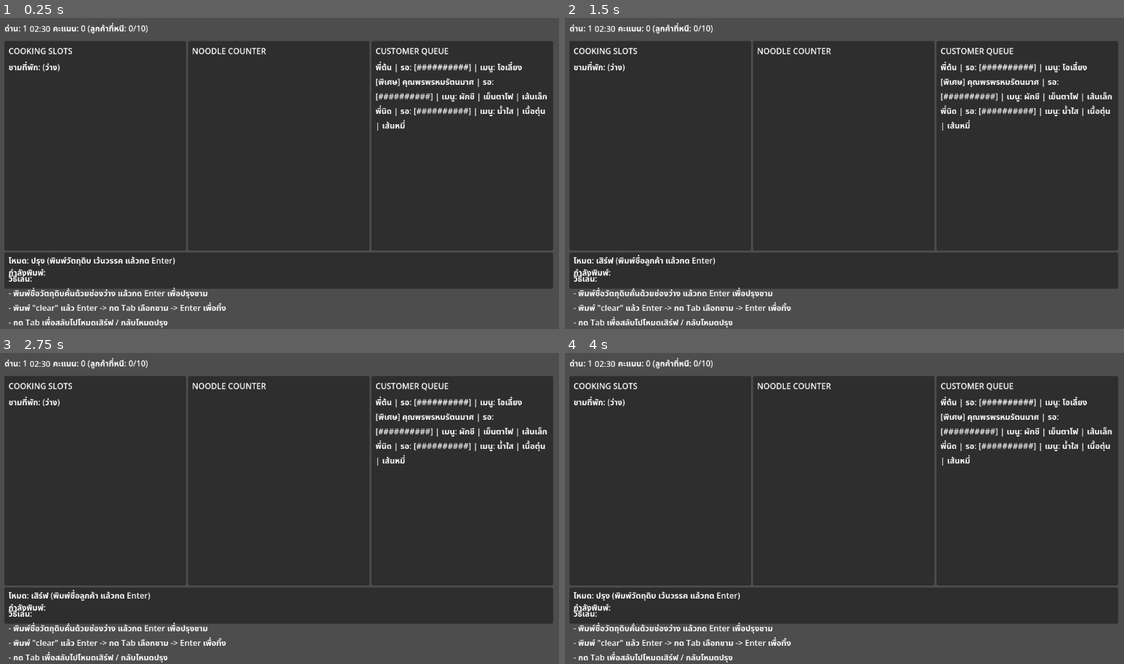
Above: before the commit, frames 1-4 (two rows, left to right).
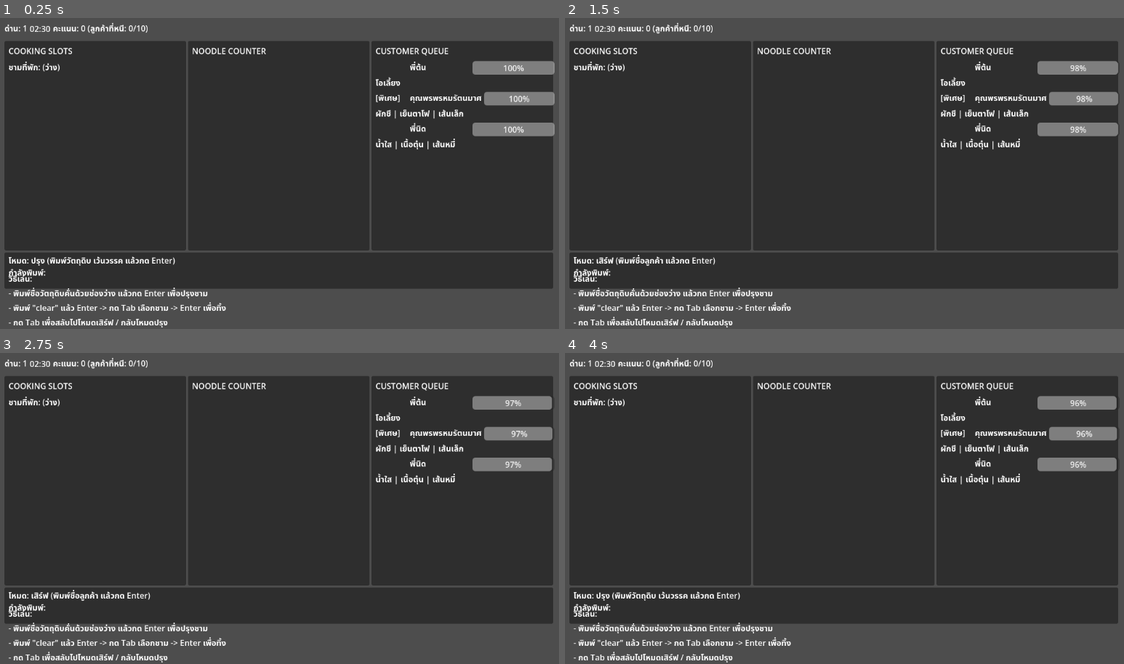
Above: after the commit, the same moments.

Repository: pcpaugust/video-game
Game: Godot game, scene res://scenes/ui/mockup_scene.tscn
Same seed, same stepped clock (60 frames per second), same inputs: the game is played once before the commit and once after it.
Inputs:
- Up to frame 1 (0.25 s): no input
- Up to frame 2 (1.5 s): tap Enter at 0.5, 1.35 s; tap Tab at 0.6 s; tap Space at 1.25 s
- Up to frame 3 (2.75 s): tap Enter at 2 s; tap Keypad Enter at 2.1 s
- Up to frame 4 (4 s): tap Space at 2.75 s; tap Backspace at 2.85 s; tap Enter at 3.5 s; tap Tab at 3.6 s

The runs differ from the first frame. In frame 1, 3.3% of the frame differs, in the area x 67-100%, y 13-43%; in frame 2, 3.3%; in frame 3, 3.3%; in frame 4, 3.3%.

Commit message:
feat: customer scene mockup

Diff:
--- /dev/null
+++ b/scenes/ui/customer_item.tscn
@@ -0,0 +1,30 @@
+[gd_scene load_steps=2 format=3]
+
+[ext_resource type="Script" path="res://scripts/ui/customer_item.gd" id="1"]
+
+[node name="CustomerItem" type="VBoxContainer"]
+script = ExtResource("1")
+custom_minimum_size = Vector2(0, 48)
+
+[node name="TopRow" type="HBoxContainer" parent="."]
+
+[node name="TypeLabel" type="Label" parent="TopRow"]
+custom_minimum_size = Vector2(64, 0)
+text = ""
+
+[node name="NameLabel" type="Label" parent="TopRow"]
+custom_minimum_size = Vector2(120, 0)
+text = "ชื่อลูกค้า"
+
+[node name="PatienceBar" type="ProgressBar" parent="TopRow"]
+size_flags_horizontal = 3
+custom_minimum_size = Vector2(140, 0)
+min_value = 0.0
+max_value = 100.0
+step = 1.0
+value = 100.0
+
+[node name="OrderLabel" type="Label" parent="."]
+size_flags_horizontal = 3
+text = "เมนู..."
+autowrap_mode = 2
--- a/scenes/ui/mockup_scene.tscn
+++ b/scenes/ui/mockup_scene.tscn
@@ -101,7 +101,7 @@
 offset_bottom = 32.0
 text = "CUSTOMER QUEUE"
 
-[node name="CustomersLabel" type="Label" parent="CanvasLayer/Root/MainVBox/Middle/CustomerArea" unique_id=532608363]
+[node name="CustomerList" type="VBoxContainer" parent="CanvasLayer/Root/MainVBox/Middle/CustomerArea"]
 layout_mode = 0
 anchor_right = 1.0
 anchor_bottom = 1.0
@@ -109,7 +109,6 @@
 offset_top = 40.0
 offset_right = -8.0
 offset_bottom = -8.0
-autowrap_mode = 2
 
 [node name="Bottom" type="VBoxContainer" parent="CanvasLayer/Root/MainVBox" unique_id=1357279067]
 custom_minimum_size = Vector2(0, 120)
--- a/scripts/core/game_manager.gd
+++ b/scripts/core/game_manager.gd
@@ -2,6 +2,7 @@
 
 const MenuData = preload("res://scripts/data/menu_data.gd")
 const GameConfig = preload("res://scripts/config/game_config.gd")
+const CustomerItemScene: PackedScene = preload("res://scenes/ui/customer_item.tscn")
 
 class Customer:
 	var name: String
@@ -36,7 +37,7 @@
 @onready var mode_label: Label = $CanvasLayer/Root/MainVBox/Bottom/TypingPanel/ModeLabel
 @onready var input_label: Label = $CanvasLayer/Root/MainVBox/Bottom/TypingPanel/InputLabel
 @onready var dish_slots_label: Label = $CanvasLayer/Root/MainVBox/Middle/CookArea/DishSlotsLabel
-@onready var customers_label: Label = $CanvasLayer/Root/MainVBox/Middle/CustomerArea/CustomersLabel
+@onready var customers_container: VBoxContainer = $CanvasLayer/Root/MainVBox/Middle/CustomerArea/CustomerList
 @onready var hint_label: Label = $CanvasLayer/Root/MainVBox/Bottom/TypingPanel/HintLabel
 
 
@@ -337,34 +338,36 @@
 	return "\n".join(lines)
 
 
-func _build_customers_text() -> String:
-	if customers.is_empty():
-		return "ลูกค้า: ไม่มี (ถ้าจบด่านจะไปด่านถัดไปอัตโนมัติ)"
-
-	var lines: Array[String] = []
-	for c in customers:
-		var type_label: String = ""
-		if c.is_special:
-			type_label = "[พิเศษ] "
-		elif c.is_child:
-			type_label = "[เด็ก] "
-
-		var patience_ratio: float = c.patience / max(c.max_patience, 0.01)
-		var patience_bar_len := 10
-		var filled := int(round(patience_ratio * patience_bar_len))
-		var bar := ""
-		for i in range(patience_bar_len):
-			bar += "#" if i < filled else "-"
-
-		lines.append(
-			"%s%s | รอ: [%s] | เมนู: %s" % [
-				type_label,
-				c.name,
-				bar,
-				", ".join(c.order_keys),
-			]
+func _update_customers_ui() -> void:
+	if customers_container == null:
+		return
+
+	# Ensure there are as many CustomerItem nodes as customers.
+	var current_count: int = customers_container.get_child_count()
+
+	# Remove extra nodes if there are too many.
+	for i in range(current_count - 1, customers.size() - 1, -1):
+		var child: Node = customers_container.get_child(i)
+		child.queue_free()
+
+	# Add or update nodes for each customer.
+	for i in range(customers.size()):
+		var item: CustomerItem = null
+		if i < customers_container.get_child_count():
+			item = customers_container.get_child(i) as CustomerItem
+		else:
+			item = CustomerItemScene.instantiate() as CustomerItem
+			customers_container.add_child(item)
+
+		var c: Customer = customers[i]
+		item.update_from_data(
+			c.name,
+			c.is_special,
+			c.is_child,
+			c.patience,
+			c.max_patience,
+			c.order_keys
 		)
-	return "\n".join(lines)
 
 
 func _update_ui() -> void:
@@ -380,7 +383,7 @@
 	mode_label.text = _build_mode_text()
 	input_label.text = "กำลังพิมพ์: %s" % typing_buffer
 	dish_slots_label.text = _build_dish_slots_text()
-	customers_label.text = _build_customers_text()
+	_update_customers_ui()
 
 	hint_label.text = (
 		"วิธีเล่น:\n"
--- /dev/null
+++ b/scripts/ui/customer_item.gd
@@ -0,0 +1,32 @@
+extends VBoxContainer
+class_name CustomerItem
+
+@onready var type_label: Label = $TopRow/TypeLabel
+@onready var name_label: Label = $TopRow/NameLabel
+@onready var patience_bar: ProgressBar = $TopRow/PatienceBar
+@onready var order_label: Label = $OrderLabel
+
+
+func update_from_data(
+	name: String,
+	is_special: bool,
+	is_child: bool,
+	patience: float,
+	max_patience: float,
+	orders: Array[String]
+) -> void:
+	name_label.text = name
+
+	var tag: String = ""
+	if is_special:
+		tag = "[พิเศษ]"
+	elif is_child:
+		tag = "[เด็ก]"
+	type_label.text = tag
+
+	var ratio: float = 0.0
+	if max_patience > 0.0:
+		ratio = clamp(patience / max_patience, 0.0, 1.0)
+	patience_bar.value = ratio * 100.0
+
+	order_label.text = ", ".join(orders)
Not shown, added: scripts/ui/customer_item.gd.uid
